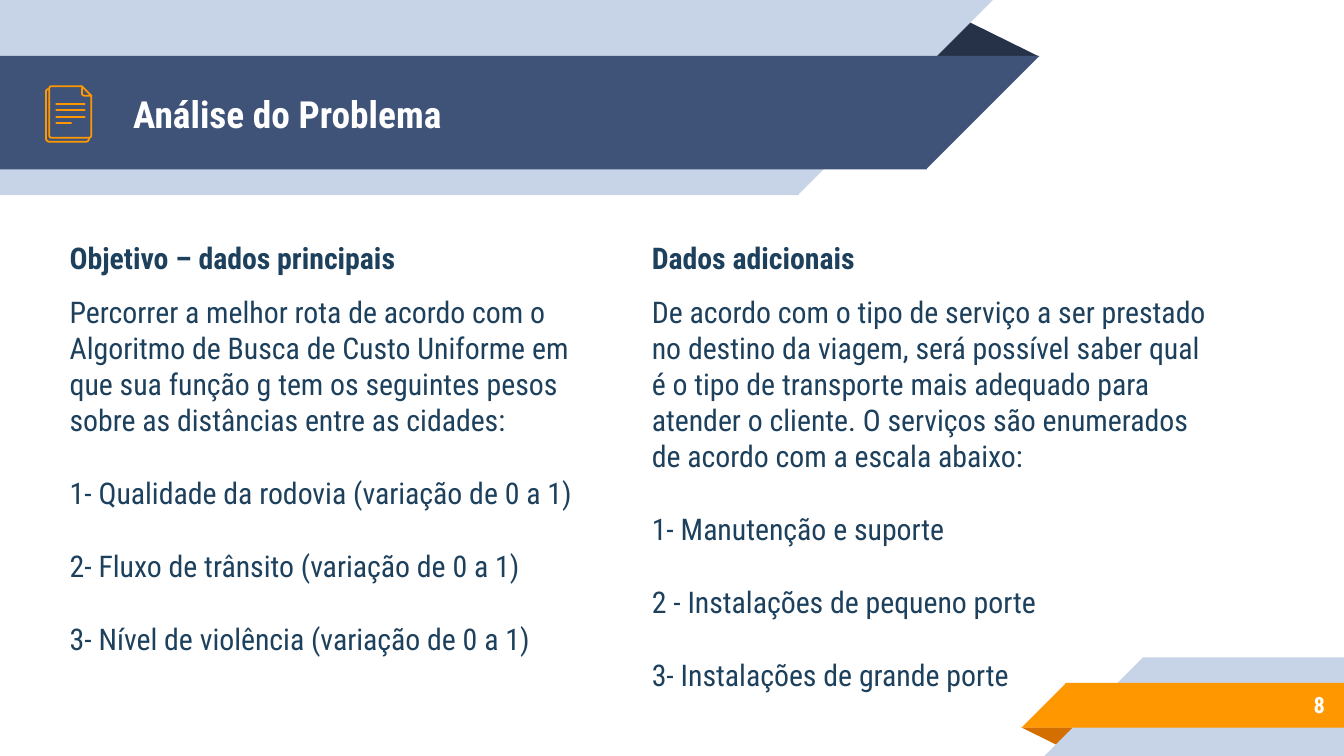
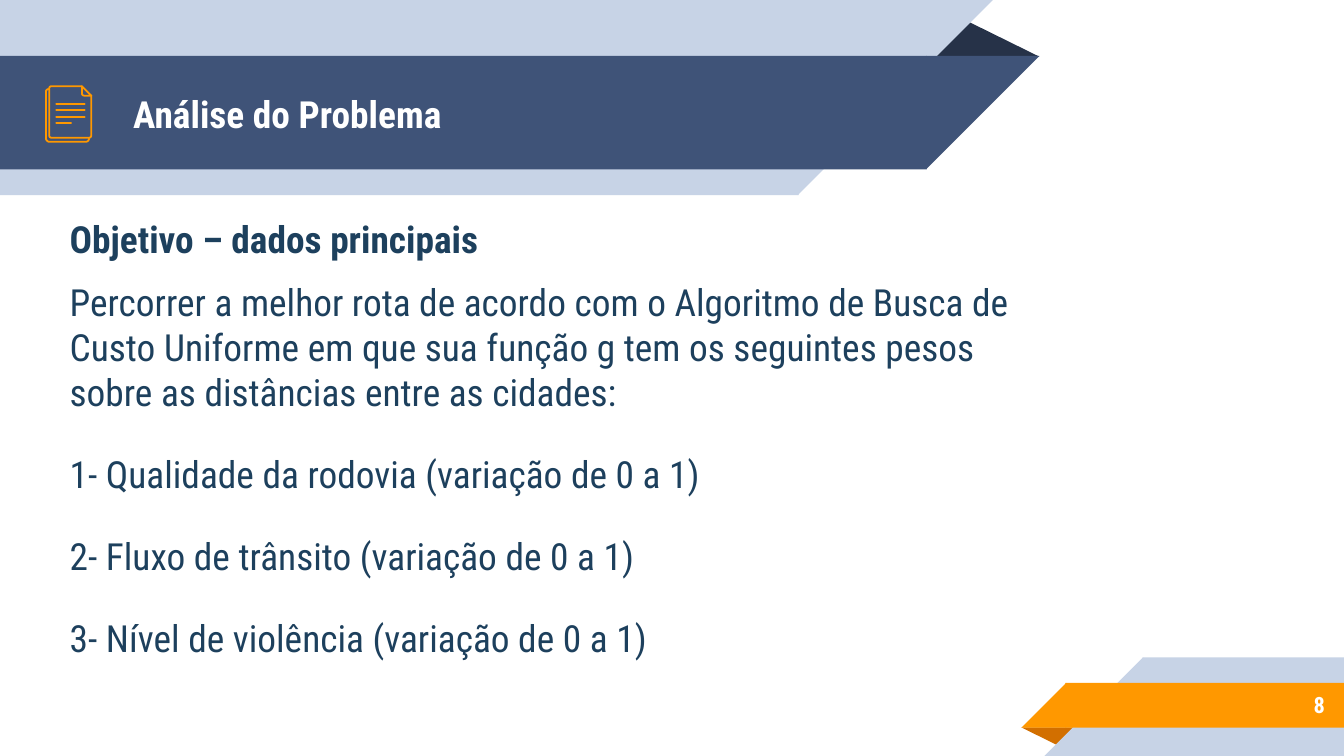
Before and after one commit to vanessals95/Projeto1_Inteligencia_Artificial, a slide deck: slide 8 of Apresentação_IA_Projeto1.pptx. Drawn at 1344x756 pixels with LibreOffice and Linux fonts; fonts in the diff are those of the drawing. Boxes give left, top, right and bottom in pixels: in the first picture for what was removed or moved away, otherwise in the second. Text is boxed around its words. In the diff, an @@ line names an element or a change of style, - is before the commit and + after.

```diff
--- a/Apresentação_IA_Projeto1.pptx
+++ b/Apresentação_IA_Projeto1.pptx
@@ text "Objetivo – dados principais": place and size @@
-text "Objetivo – dados principais" at [70,246,571,657]
+text "Objetivo – dados principais" at [70,225,1008,661]
@@ text "Objetivo – dados principais" at [70,225,1008,661]: size 16 to 20 pt @@
@@ text removed at [652,246,1206,693] @@
-Dados adicionais
-De acordo com o tipo de serviço a ser prestado no destino da viagem, será possível saber qual é o tipo de transporte mais adequado para atender o cliente. O serviços são enumerados de acordo com a escala abaixo:
-1- Manutenção e suporte
-2 - Instalações de pequeno porte
-3- Instalações de grande porte
```
Also in this commit, not shown: 4 other slides changed, 7 slides added, 11 slides removed, 14 other files.
